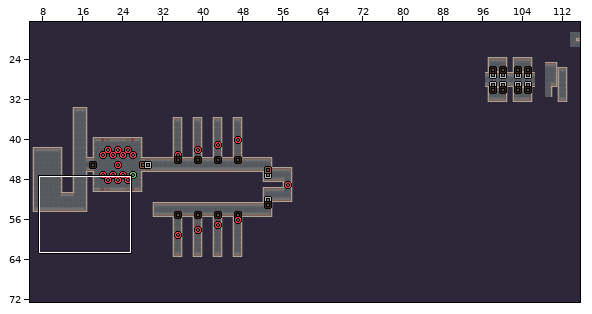
Level history. LDtk project: assets/maps/game_map.ldtk. Above: a wide view before the commit, with the close-up outlined.
Close-up. Earlier state:
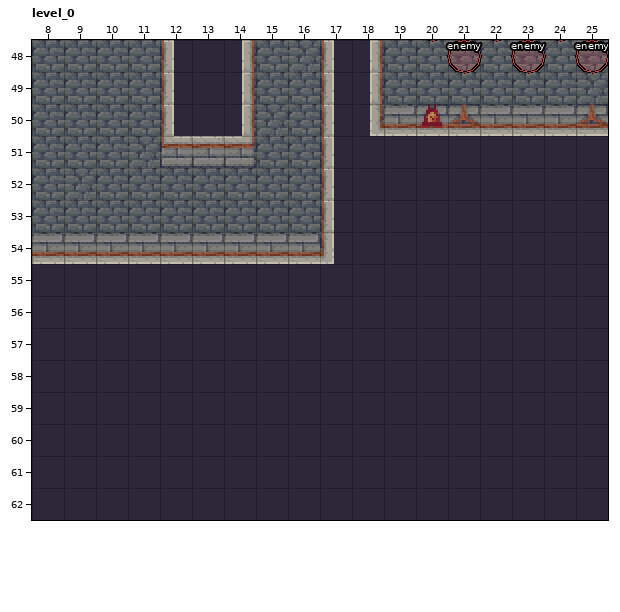
Cells are 16x16 px. Shown: level_0 x 8..25, y 48..62. The commit also changed other parts of the map, which this record leaves out.
The result:
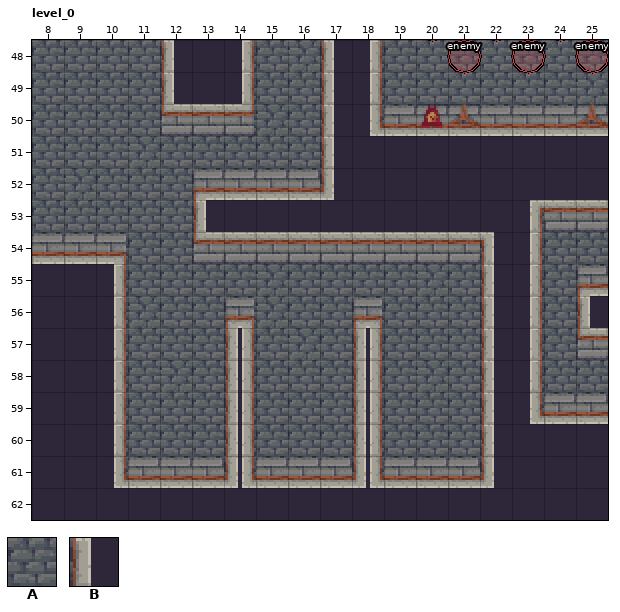
Key: from "layout": A 1 "Floor", B 2 "Wall".
_ is an empty cell.
The edit:
Layer "layout":
The edit turns tile B into tile A in row 51 at x 12 to 14; in row 54 at x 11 to 12.
There is now tile A in row 54 at x 24 to 25; in row 55 at x 11 to 21 and 24; in rows 56 to 57 at x 11 to 13, 15 to 17, 19 to 21 and 24; in row 58 at x 11 to 13, 15 to 17, 19 to 21 and 24 to 25; in rows 59 to 60 at x 11 to 13, 15 to 17 and 19 to 21.
The edit turns tile A into tile B in row 52 at x 13 to 16; in row 53 at x 13.
There is now tile B in row 50 at x 13; in row 53 at x 23 to 25; in row 54 at x 18 to 23; in row 55 at x 10, 22 to 23 and 25; in rows 56 to 57 at x 10, 14, 18, 22 to 23 and 25; in row 58 at x 10, 14, 18 and 22 to 23.
There is now tile B in row 59 at x 10, 14, 18 and 22 to 25; in row 60 at x 10, 14, 18 and 22; in row 61 at x 10 to 22.
Tile A is gone in row 53 at x 14 to 16.
Tile B is gone in row 53 at x 17.
